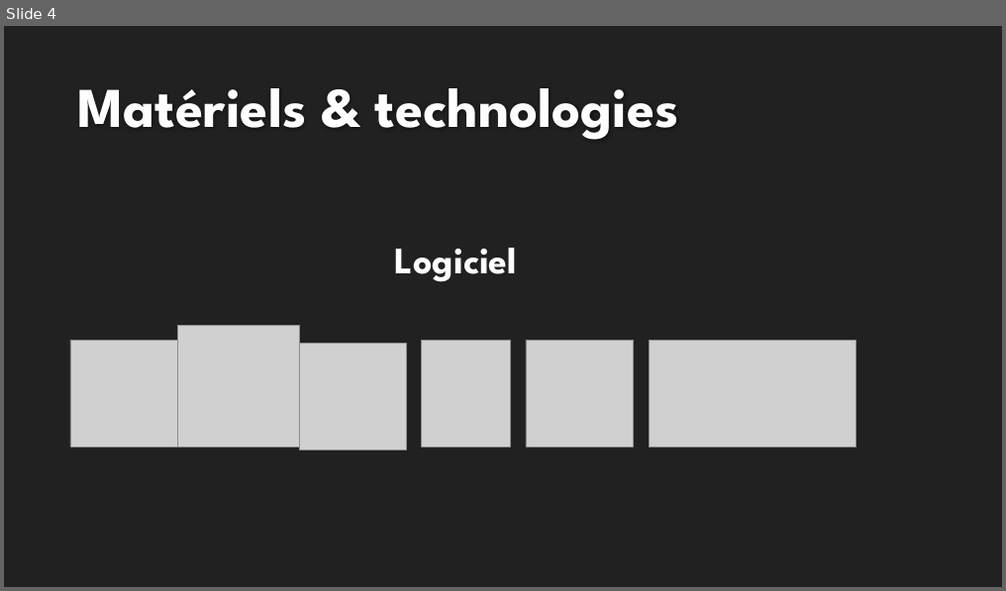
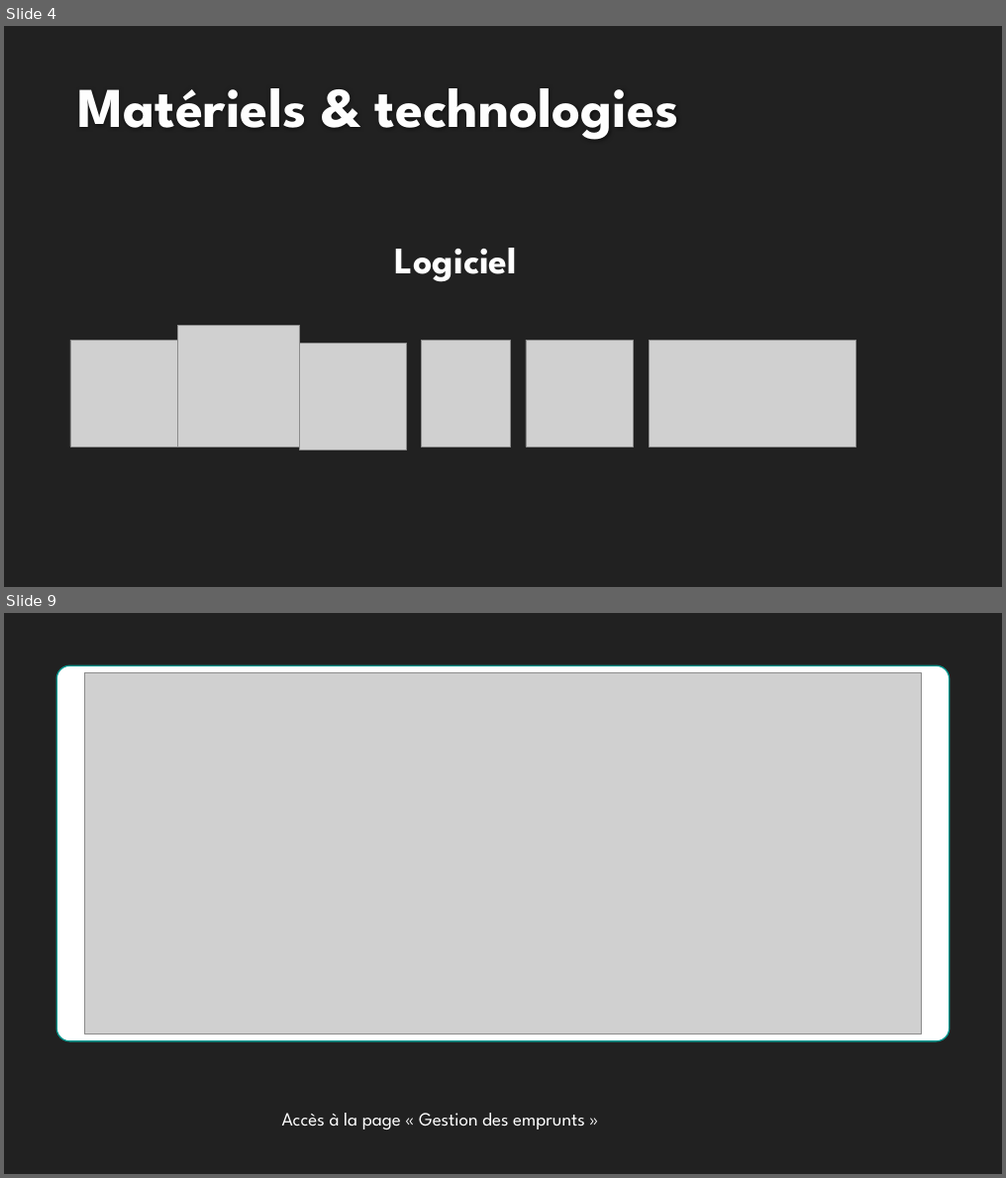
Before and after one commit to Wyrrain/Projet_Bts, a slide deck: Revue n2/Presentation du projet SFL2 (Maxime) Revue 2.pptx. Shown one above the other, each under a label of ours: slide 4 before the commit, slides 4 and 9 after it; the slides between them are not shown. The pictures are 1006x591 and 1006x1178 pixels, drawn with LibreOffice and Linux fonts; fonts in the diff are those of the drawing; grey boxes stand for pictures; background and template pictures are left out. Boxes give left, top, right and bottom in pixels: in the first picture for what was removed or moved away, otherwise in the second. Text is boxed around its words. In the diff, an @@ line names an element or a change of style, - is before the commit and + after.

```diff
--- a/Revue n2/Presentation du projet SFL2 (Maxime) Revue 2.pptx
+++ b/Revue n2/Presentation du projet SFL2 (Maxime) Revue 2.pptx
@@ slide 9 added at (x1=4, y1=613, x2=1002, y2=1174), background picture (left out) @@
@@ rounded rectangle added at (x1=56, y1=665, x2=949, y2=1042), fill #FFFFFF, outline #00948C 1.25 pt @@
@@ picture added at (x1=85, y1=672, x2=922, y2=1035) @@
@@ text added at (x1=282, y1=1113, x2=585, y2=1130), 18 pt, text #FFFFFF @@
+Accès à la page « Gestion des emprunts »
```
Also in this commit, not shown: 13 other slides added, 18 other files.
